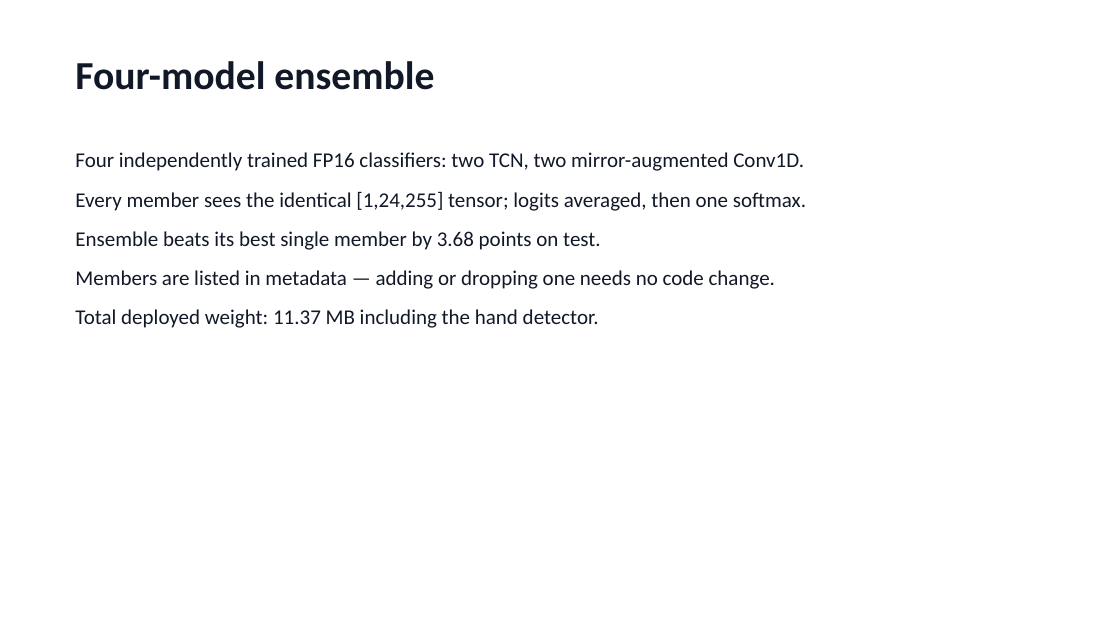
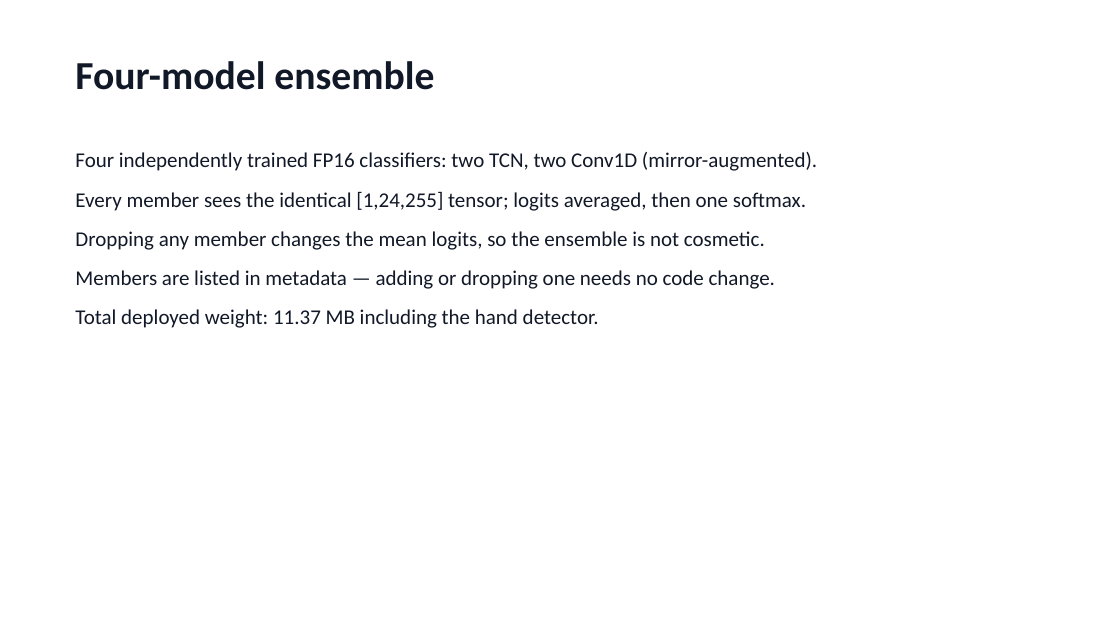
Before and after one commit to dev25bansal-ops/EchoGesture, a slide deck: slide 5 of docs/submission/EchoGesture_Submission.pptx. Drawn at 1120x630 pixels with LibreOffice and Linux fonts; fonts in the diff are those of the drawing. Boxes give left, top, right and bottom in pixels: in the first picture for what was removed or moved away, otherwise in the second. Text is boxed around its words. In the diff, an @@ line names an element or a change of style, - is before the commit and + after.

```diff
--- a/docs/submission/EchoGesture_Submission.pptx
+++ b/docs/submission/EchoGesture_Submission.pptx
@@ text at <box>75,152,817,171</box>: text changed @@
-Four independently trained FP16 classifiers: two TCN, two mirror-augmented Conv1D.
+Four independently trained FP16 classifiers: two TCN, two Conv1D (mirror-augmented).
@@ text at <box>75,231,765,250</box>: text changed @@
-Ensemble beats its best single member by 3.68 points on test.
+Dropping any member changes the mean logits, so the ensemble is not cosmetic.
```
Also in this commit, not shown: 5 other slides changed, 48 other files.
